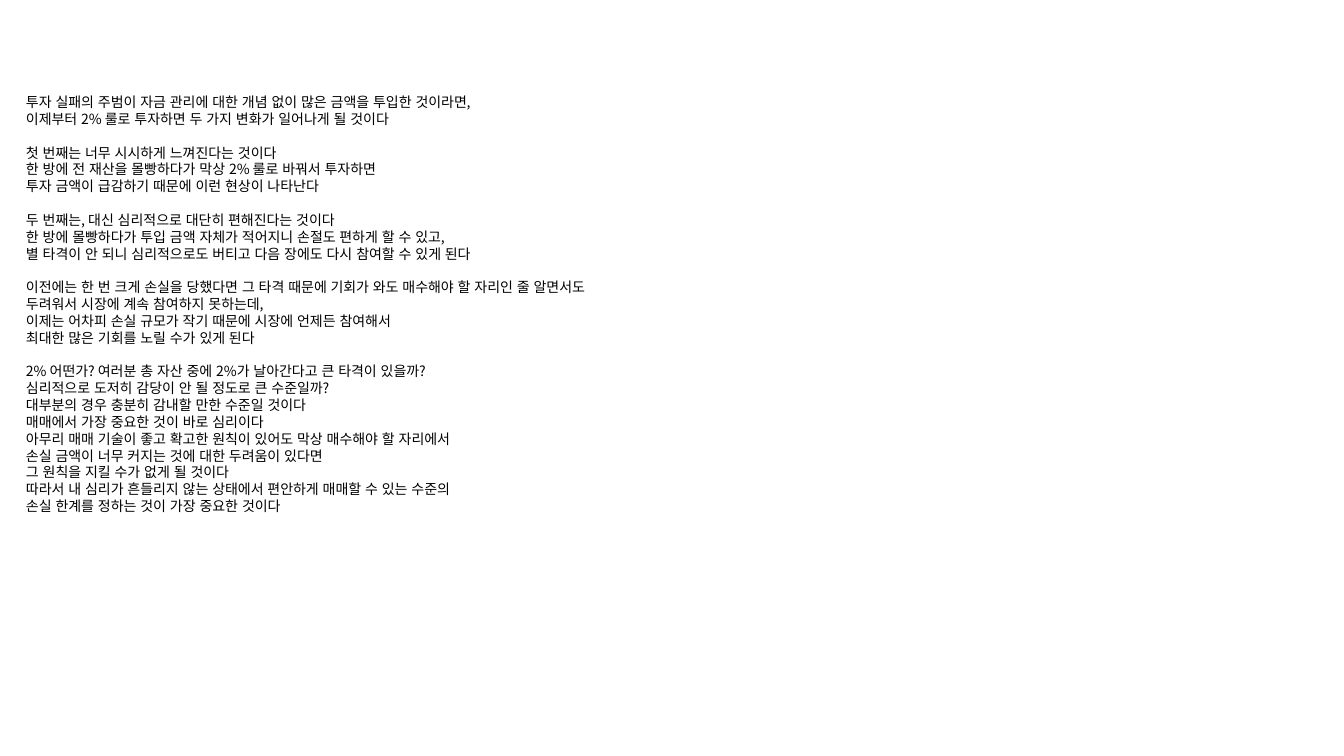
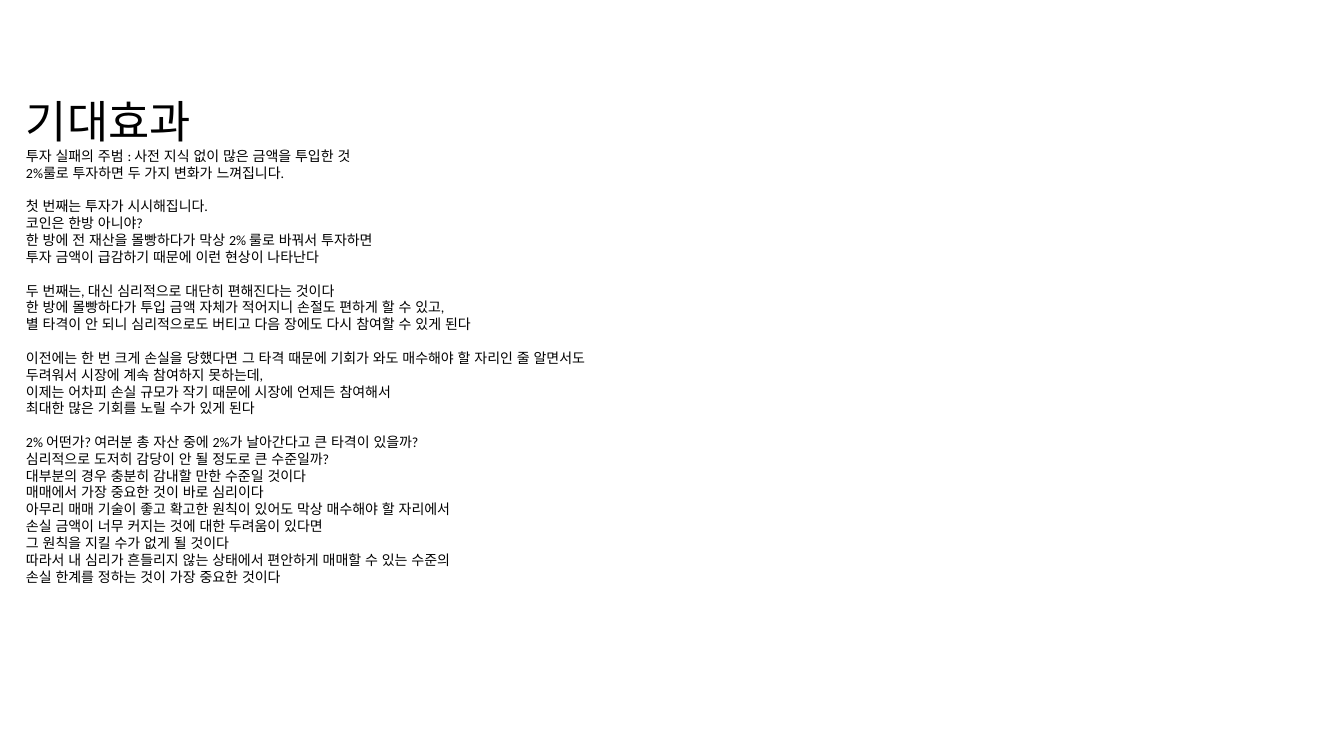
Before and after one commit to 2-SangH/neuti_meeting, a slide deck: slide 12 of 느티 회의록/교육 PPT 내용/커리큘럼 수정1.pptx. Drawn at 1344x756 pixels with LibreOffice and Linux fonts; fonts in the diff are those of the drawing. Boxes give left, top, right and bottom in pixels: in the first picture for what was removed or moved away, otherwise in the second. Text is boxed around its words. In the diff, an @@ line names an element or a change of style, - is before the commit and + after.

```diff
--- a/느티 회의록/교육 PPT 내용/커리큘럼 수정1.pptx
+++ b/느티 회의록/교육 PPT 내용/커리큘럼 수정1.pptx
@@ text at box(26, 101, 351, 229): text changed; font Noto Sans CJK KR to Calibri @@
-투자 실패의 주범이 자금 관리에 대한 개념 없이 많은 금액을 투입한 것이라면,
-이제부터 2% 룰로 투자하면 두 가지 변화가 일어나게 될 것이다
-첫 번째는 너무 시시하게 느껴진다는 것이다
+기대효과
+투자 실패의 주범 : 사전 지식 없이 많은 금액을 투입한 것
+2%룰로 투자하면 두 가지 변화가 느껴집니다.
+첫 번째는 투자가 시시해집니다.
+코인은 한방 아니야?
@@ text at box(26, 233, 585, 583): font Noto Sans CJK KR to Calibri in "한 방에 전 재산을 몰빵하다가 막상 2% ...", "투자 금액이 급감하기 때문에 이런 현상이 나타난다", "두 번째는, 대신 심리적으로 대단히 편해진다는 것이다", "한 방에 몰빵하다가 투입 금액 자체가 적어지니 ..." and 14 more places @@
```
Also in this commit, not shown: 9 other slides changed, 1 other file.
